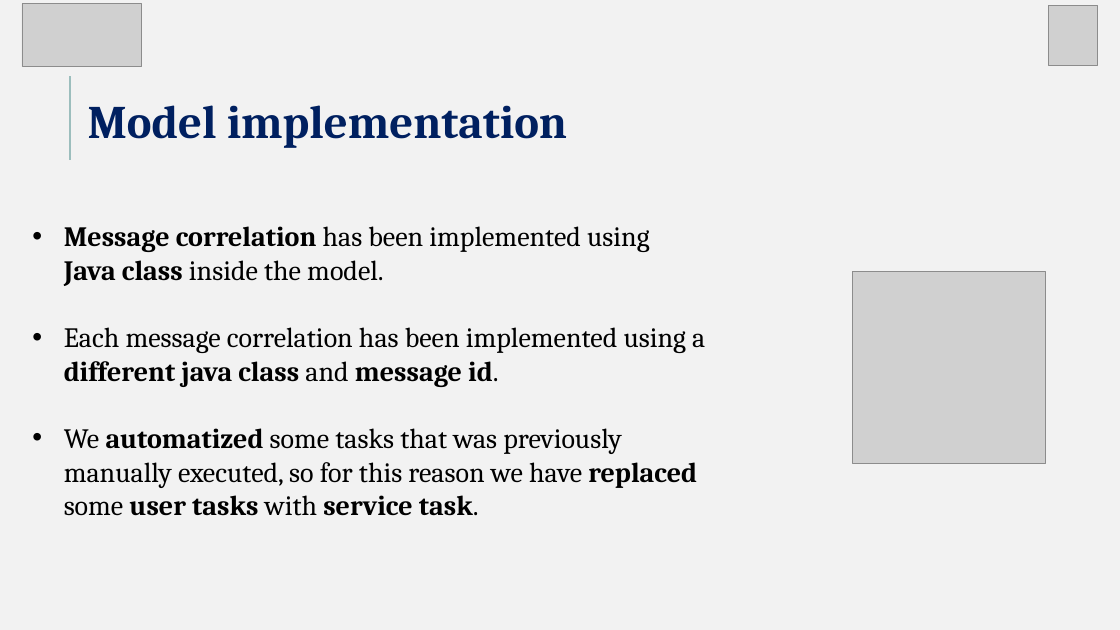
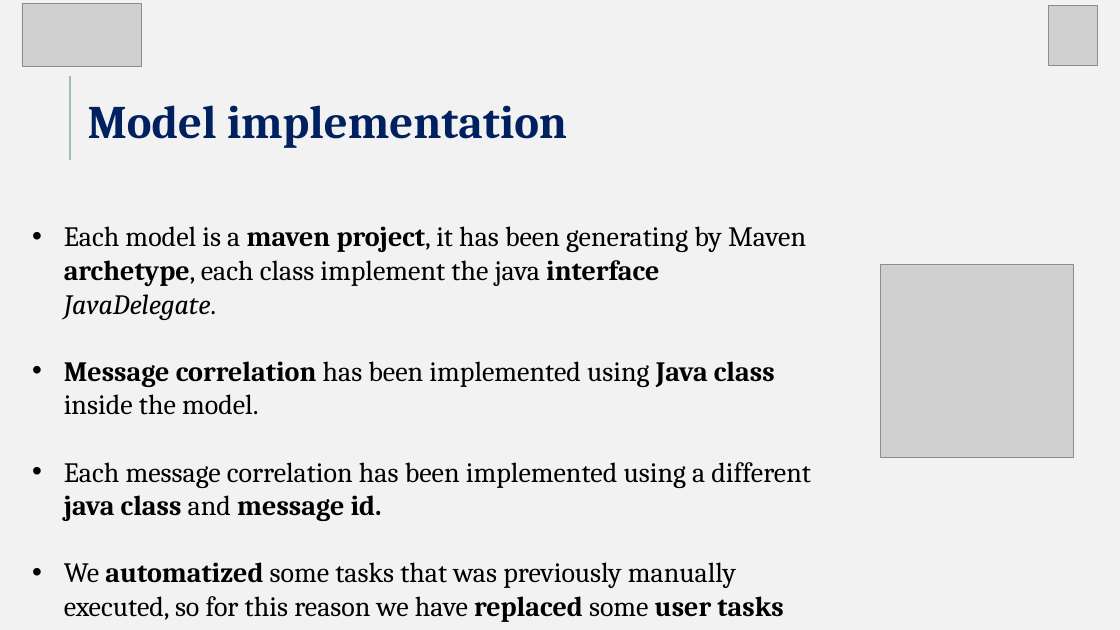
Before and after one commit to Matteoa99/ESI_project, a slide deck: slide 3 of ESI_presentation.pptx (slide 4 before the commit). Drawn at 1120x630 pixels with LibreOffice and Linux fonts; fonts in the diff are those of the drawing; grey boxes stand for pictures. Boxes give left, top, right and bottom in pixels: in the first picture for what was removed or moved away, otherwise in the second. Text is boxed around its words. In the diff, an @@ line names an element or a change of style, - is before the commit and + after.

```diff
--- a/ESI_presentation.pptx
+++ b/ESI_presentation.pptx
@@ text at <box>64,226,806,320</box>: paragraph added @@
+• Each model is a maven project, it has been generating by Maven archetype, each class implement the java interface JavaDelegate.
@@ picture: place and size @@
-picture at <box>853,271,1045,464</box>
+picture at <box>881,265,1073,457</box>
@@ text at <box>64,462,811,521</box>: bold off in "different"; bold on in "id." @@
```
Also in this commit, not shown: 3 other slides changed, 3 other files.
